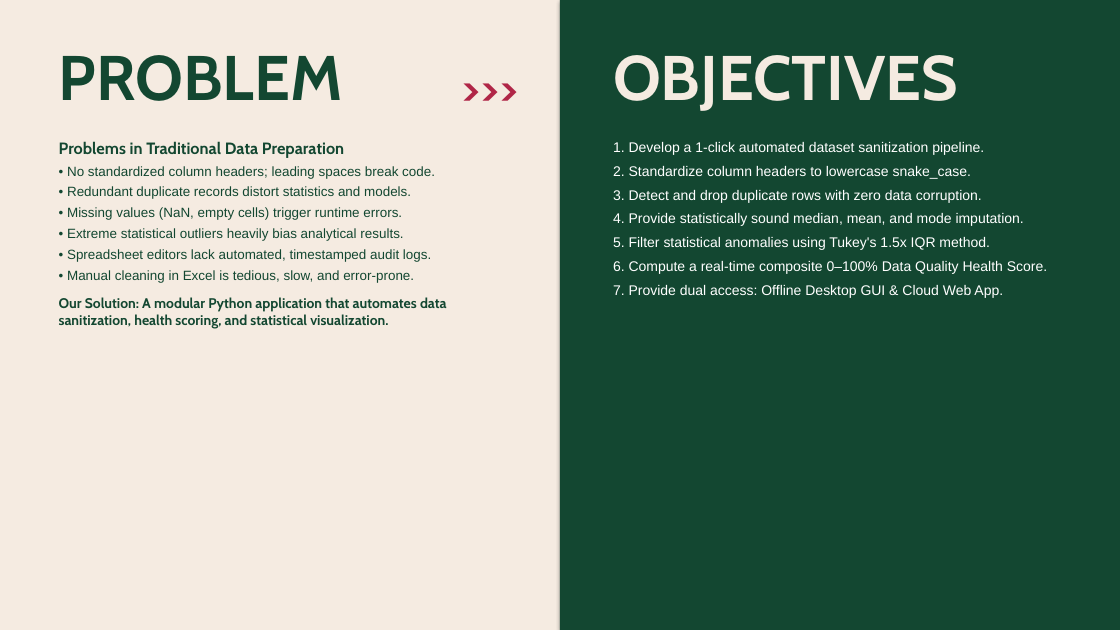
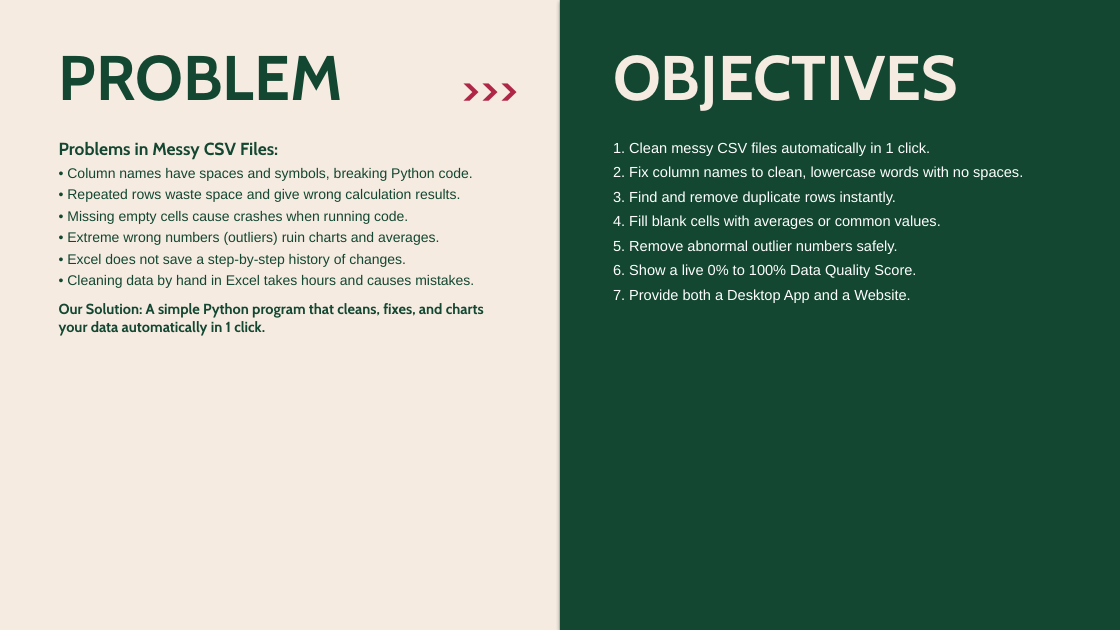
Before and after one commit to JISHU-GHOSH/csv-data-cleaner-analytics, a slide deck: slide 3 of CSV_Cleaner_14_Pages_Presentation.pptx. Drawn at 1120x630 pixels with LibreOffice and Linux fonts; fonts in the diff are those of the drawing. Boxes give left, top, right and bottom in pixels: in the first picture for what was removed or moved away, otherwise in the second. Text is boxed around its words. In the diff, an @@ line names an element or a change of style, - is before the commit and + after.

```diff
--- a/CSV_Cleaner_14_Pages_Presentation.pptx
+++ b/CSV_Cleaner_14_Pages_Presentation.pptx
@@ text at (59, 142, 484, 336): text changed; size 11.5 to 12 pt @@
-Problems in Traditional Data Preparation
-• No standardized column headers; leading spaces break code.
-• Redundant duplicate records distort statistics and models.
-• Missing values (NaN, empty cells) trigger runtime errors.
-• Extreme statistical outliers heavily bias analytical results.
-• Spreadsheet editors lack automated, timestamped audit logs.
-• Manual cleaning in Excel is tedious, slow, and error-prone.
-Our Solution: A modular Python application that automates data sanitization, health scoring, and statistical visualization.
+Problems in Messy CSV Files:
+• Column names have spaces and symbols, breaking Python code.
+• Repeated rows waste space and give wrong calculation results.
+• Missing empty cells cause crashes when running code.
+• Extreme wrong numbers (outliers) ruin charts and averages.
+• Excel does not save a step-by-step history of changes.
+• Cleaning data by hand in Excel takes hours and causes mistakes.
+Our Solution: A simple Python program that cleans, fixes, and charts your data automatically in 1 click.
@@ text at (613, 142, 1023, 303): text changed; size 12 to 12.5 pt @@
-1. Develop a 1-click automated dataset sanitization pipeline.
-2. Standardize column headers to lowercase snake_case.
-3. Detect and drop duplicate rows with zero data corruption.
-4. Provide statistically sound median, mean, and mode imputation.
-5. Filter statistical anomalies using Tukey's 1.5x IQR method.
-6. Compute a real-time composite 0–100% Data Quality Health Score.
-7. Provide dual access: Offline Desktop GUI & Cloud Web App.
+1. Clean messy CSV files automatically in 1 click.
+2. Fix column names to clean, lowercase words with no spaces.
+3. Find and remove duplicate rows instantly.
+4. Fill blank cells with averages or common values.
+5. Remove abnormal outlier numbers safely.
+6. Show a live 0% to 100% Data Quality Score.
+7. Provide both a Desktop App and a Website.
```
Also in this commit, not shown: 13 other slides changed, 1 other file.
